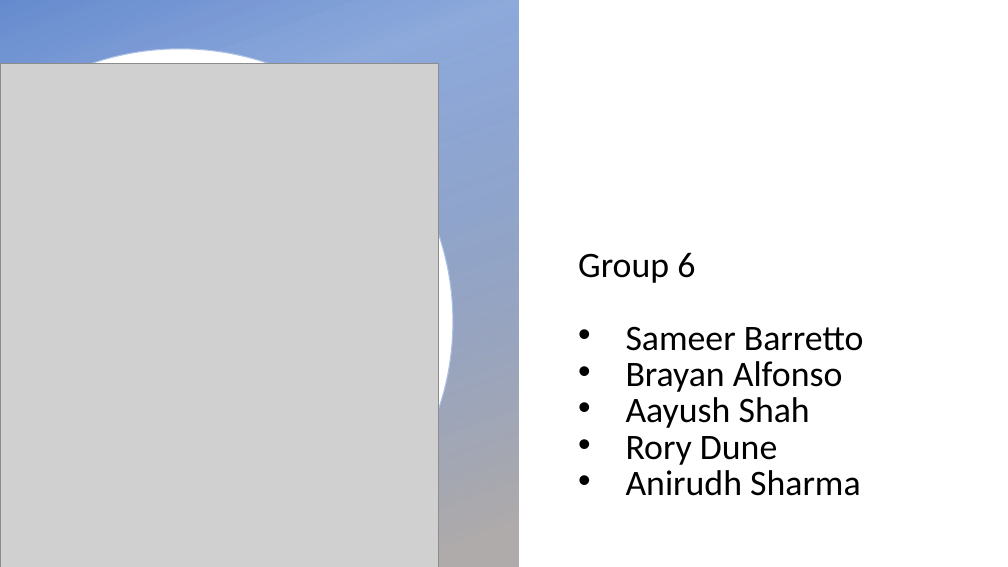
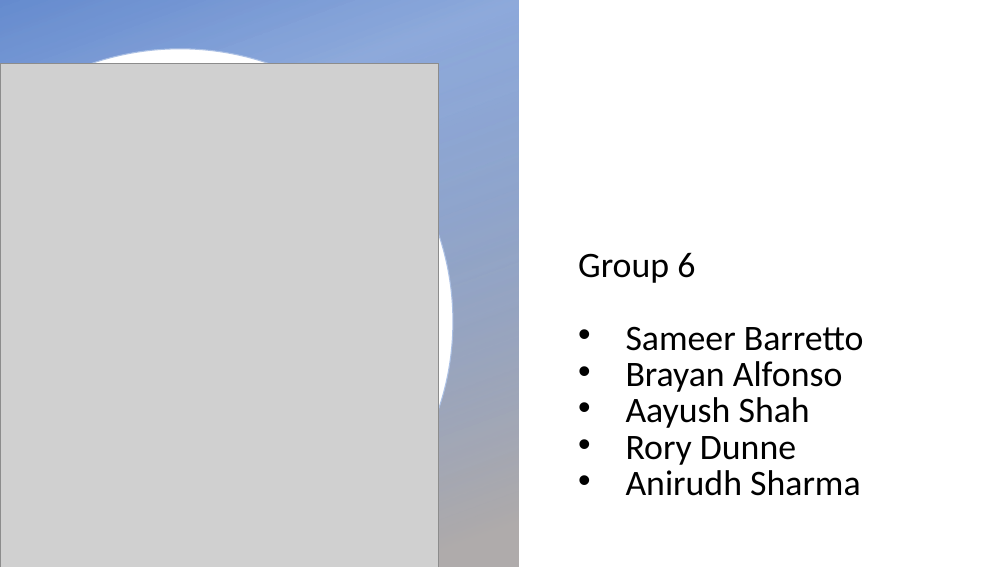
Before and after one commit to Columbus19/team-6, a slide deck: slide 1 of Aprien_Group _6.pptx. Drawn at 1008x567 pixels with LibreOffice and Linux fonts; fonts in the diff are those of the drawing; grey boxes stand for pictures; background and template pictures are left out. Boxes give left, top, right and bottom in pixels: in the first picture for what was removed or moved away, otherwise in the second. Text is boxed around its words. In the diff, an @@ line names an element or a change of style, - is before the commit and + after.

```diff
--- a/Aprien_Group _6.pptx
+++ b/Aprien_Group _6.pptx
@@ text at bbox=[626, 436, 796, 465]: text changed @@
-• Rory Dune
+• Rory Dunne
```
Also in this commit, not shown: 3 other slides changed, 4 slides added, 3 slides removed.
